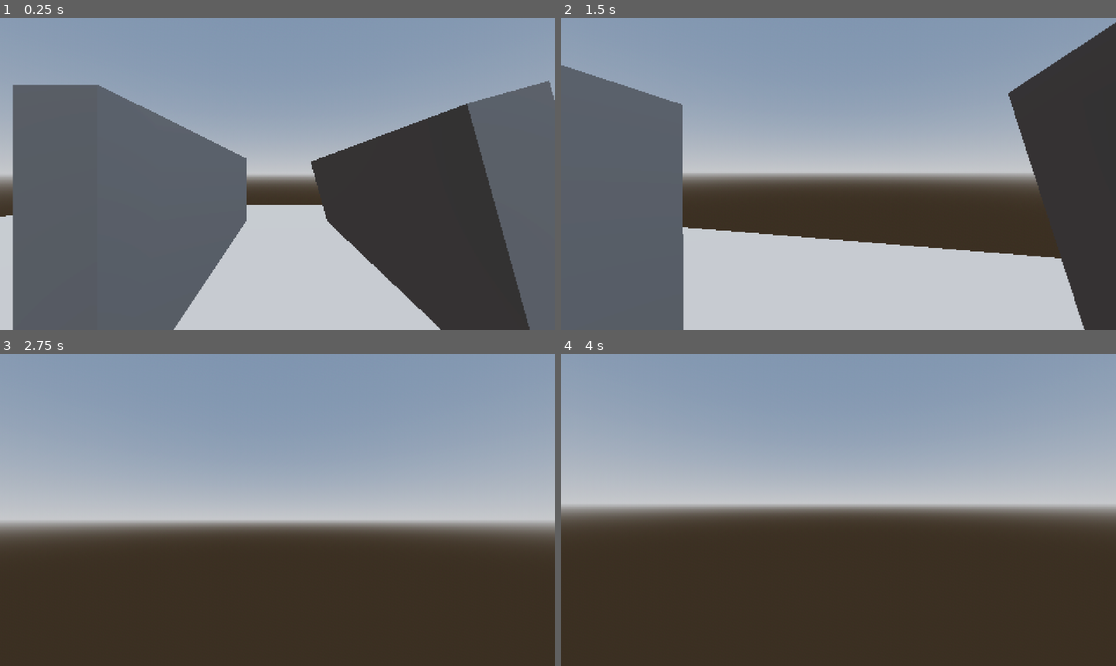
Above: before the commit, frames 1-4 (two rows, left to right).
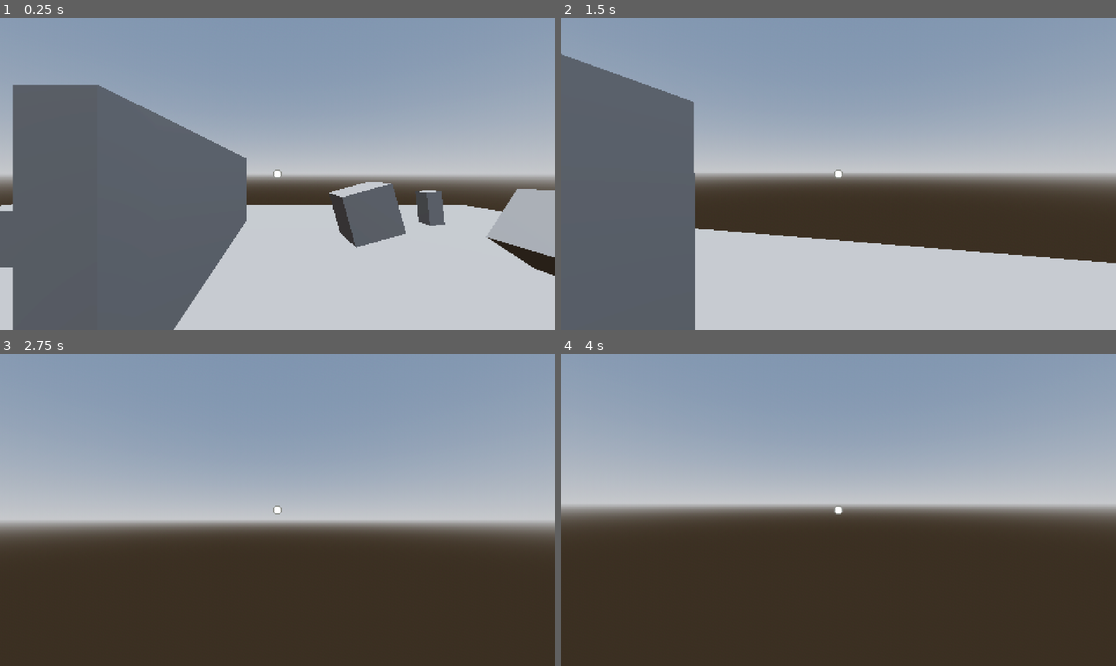
Above: after the commit, the same moments.

Repository: UnknownGamer925/Brackeys-2025-1
Game: Godot game, scene res://Scenes/ConvenienceStore/convenience_store.tscn
Two runs of this game, one before a commit and one after it. Both use one fixed random seed, a clock stepped at 60 frames per second and the inputs below.
Inputs (mouse positions are in pixels of both pictures, inside the frame that each line leads up to):
- Up to frame 1 (0.25 s): no input
- Up to frame 2 (1.5 s): tap Enter at 0.5 s; move the mouse to (866, 174) at 0.52 s; hold W (c_up) from 0.53 s (still down); click (866, 174) at 0.6 s; move the mouse to (810, 174) at 1.27 s; click (810, 174) at 1.35 s
- Up to frame 3 (2.75 s): keep holding W (c_up); move the mouse to (288, 503) at 2.02 s; click (288, 503) at 2.1 s
- Up to frame 4 (4 s): keep holding W (c_up); tap Space at 2.75 s; move the mouse to (832, 516) at 2.77 s; click (832, 516) at 2.85 s; tap Enter at 3.5 s; move the mouse to (877, 513) at 3.52 s; click (877, 513) at 3.6 s

The runs differ from the first frame. In frame 1, 24% of the frame differs, in the area x 0-100%, y 20-100%; in frame 2, 12%; in frame 3, less than 0.1%; in frame 4, less than 0.1%.

Commit message:
Basic interaction system
- Added custom cursor
- Cursor changes state to indicate when interaction is possible
- Added simple script call for interactions - each object currently needs a script with a function called "interaction" within it. A different script is needed for different actions, however, modularity can be applied to variation of the same kind (i.e. changing scene).

Diff:
--- a/Prefabs/Player/PlayerCharacter.tscn
+++ b/Prefabs/Player/PlayerCharacter.tscn
@@ -1,8 +1,11 @@
-[gd_scene load_steps=9 format=3 uid="uid://cdhbe21kmh2w6"]
+[gd_scene load_steps=13 format=3 uid="uid://cdhbe21kmh2w6"]
 
 [ext_resource type="Script" path="res://Prefabs/Player/Scripts/movement_script.gd" id="1_thbuj"]
 [ext_resource type="Script" path="res://Prefabs/Player/Scripts/camera_script.gd" id="2_ei3r6"]
 [ext_resource type="Shader" path="res://Scenes/ConvenienceStore/Scripts/pixel_filter.gdshader" id="3_o6vmr"]
+[ext_resource type="Script" path="res://Prefabs/Player/Scripts/interaction.gd" id="4_g41nh"]
+[ext_resource type="Texture2D" uid="uid://2tmlg1wsw3r" path="res://Prefabs/Player/Assets/cursor_idle.png" id="5_q7rji"]
+[ext_resource type="Script" path="res://Prefabs/Player/Scripts/cursor.gd" id="6_mb7uu"]
 
 [sub_resource type="CapsuleShape3D" id="CapsuleShape3D_yimsp"]
 
@@ -26,6 +29,10 @@
 flip_faces = true
 size = Vector2(2, 2)
 
+[sub_resource type="CylinderShape3D" id="CylinderShape3D_au0s6"]
+height = 2.50092
+radius = 0.106698
+
 [node name="CharacterBody3D" type="CharacterBody3D"]
 script = ExtResource("1_thbuj")
 
@@ -47,3 +54,20 @@
 extra_cull_margin = 16384.0
 mesh = SubResource("QuadMesh_5ihpt")
 skeleton = NodePath("../..")
+
+[node name="Area3D" type="Area3D" parent="Pivot/Camera3D"]
+transform = Transform3D(-1, 8.74228e-08, -3.82137e-15, 0, -4.37114e-08, -1, -8.74228e-08, -1, 4.37114e-08, 1.03542e-07, -0.127786, -1.18438)
+script = ExtResource("4_g41nh")
+
+[node name="CollisionShape3D" type="CollisionShape3D" parent="Pivot/Camera3D/Area3D"]
+shape = SubResource("CylinderShape3D_au0s6")
+
+[node name="Cursor" type="Sprite2D" parent="."]
+position = Vector2(4.76837e-07, 4.76837e-07)
+scale = Vector2(0.2, 0.2)
+texture = ExtResource("5_q7rji")
+script = ExtResource("6_mb7uu")
+
+[connection signal="body_entered" from="Pivot/Camera3D/Area3D" to="Pivot/Camera3D/Area3D" method="_on_body_entered"]
+[connection signal="body_exited" from="Pivot/Camera3D/Area3D" to="Pivot/Camera3D/Area3D" method="_on_body_exited"]
+[connection signal="item_highlight" from="Pivot/Camera3D/Area3D" to="Cursor" method="_on_item_highlight"]
--- /dev/null
+++ b/Prefabs/Player/Scripts/cursor.gd
@@ -0,0 +1,24 @@
+extends Sprite2D
+
+var idle_texture : Texture2D
+var highlight_texture : Texture2D
+
+# Called when the node enters the scene tree for the first time.
+func _ready() -> void:
+	position = get_viewport_rect().size /2
+
+	idle_texture = load("res://Prefabs/Player/Assets/cursor_idle.png")
+	highlight_texture = load("res://Prefabs/Player/Assets/cursor_highlight.png")
+
+
+
+# Called every frame. 'delta' is the elapsed time since the previous frame.
+func _process(delta: float) -> void:
+	pass
+
+
+func _on_item_highlight(toggle: bool) -> void:
+	if (toggle):
+		texture = highlight_texture
+	elif (!toggle):
+		texture = idle_texture
--- /dev/null
+++ b/Prefabs/Player/Scripts/interaction.gd
@@ -0,0 +1,36 @@
+extends Area3D
+
+signal item_highlight(toggle:bool)
+
+var in_view : Node3D
+var held : Node3D
+
+
+# Called when the node enters the scene tree for the first time.
+func _ready() -> void:
+	pass
+
+
+# Called every frame. 'delta' is the elapsed time since the previous frame.
+func _process(delta: float) -> void:
+
+
+	if Input.is_action_just_pressed("left_click"):
+		if in_view != null:
+			if in_view.is_in_group("item"):
+				held = in_view
+				in_view.interaction()
+			elif in_view.is_in_group("event") and held != null:
+				in_view.place_item(held)
+
+
+func _on_body_entered(body: Node3D) -> void:
+	if body.is_in_group("item") or body.is_in_group("event"):
+		in_view = body
+		item_highlight.emit(true)
+
+
+func _on_body_exited(body: Node3D) -> void:
+	if body.is_in_group("item")or body.is_in_group("event"):
+		in_view = null
+		item_highlight.emit(false)
--- /dev/null
+++ b/Scenes/ConvenienceStore/Scripts/scene_change.gd
@@ -0,0 +1,5 @@
+extends StaticBody3D
+
+
+func interaction():
+	get_tree().change_scene_to_file("res://Scenes/MainMenu/MainMenu.tscn")
--- /dev/null
+++ b/Scenes/ConvenienceStore/Scripts/shelf_script.gd
@@ -0,0 +1,15 @@
+extends StaticBody3D
+
+class_name Shelf_Class
+
+# Called when the node enters the scene tree for the first time.
+func _ready() -> void:
+	pass # Replace with function body.
+
+
+# Called every frame. 'delta' is the elapsed time since the previous frame.
+func _process(delta: float) -> void:
+	pass
+
+func place_item(item: Node3D):
+	item.position = position
--- a/Scenes/ConvenienceStore/convenience_store.tscn
+++ b/Scenes/ConvenienceStore/convenience_store.tscn
@@ -1,6 +1,9 @@
-[gd_scene load_steps=7 format=3 uid="uid://d0ej1raa0eym3"]
+[gd_scene load_steps=11 format=3 uid="uid://d0ej1raa0eym3"]
 
 [ext_resource type="PackedScene" uid="uid://cdhbe21kmh2w6" path="res://Prefabs/Player/PlayerCharacter.tscn" id="1_3l8qs"]
+[ext_resource type="Script" path="res://Scenes/ConvenienceStore/Scripts/scene_change.gd" id="1_dnnad"]
+[ext_resource type="Script" path="res://Scenes/ConvenienceStore/item_script.gd" id="1_xbu3b"]
+[ext_resource type="Script" path="res://Scenes/ConvenienceStore/Scripts/shelf_script.gd" id="2_73w11"]
 
 [sub_resource type="ProceduralSkyMaterial" id="ProceduralSkyMaterial_hhdhu"]
 sky_horizon_color = Color(0.64625, 0.65575, 0.67075, 1)
@@ -19,6 +22,8 @@
 
 [sub_resource type="BoxShape3D" id="BoxShape3D_e2rpp"]
 
+[sub_resource type="BoxShape3D" id="BoxShape3D_al7e0"]
+
 [node name="ConvenienceStore" type="Node3D"]
 
 [node name="WorldEnvironment" type="WorldEnvironment" parent="."]
@@ -36,41 +41,85 @@
 
 [node name="SubViewport" type="SubViewport" parent="SubViewportContainer"]
 handle_input_locally = false
-size = Vector2i(288, 162)
+size = Vector2i(480, 270)
 render_target_update_mode = 4
 
-[node name="MeshInstance3D" type="MeshInstance3D" parent="SubViewportContainer/SubViewport"]
+[node name="Temp_floor" type="MeshInstance3D" parent="SubViewportContainer/SubViewport"]
 transform = Transform3D(21.6048, 0, 0, 0, 0.327609, 0, 0, 0, 15.1648, 0, 0, 0)
 mesh = SubResource("BoxMesh_c6gp2")
 skeleton = NodePath("../../..")
 
-[node name="StaticBody3D" type="StaticBody3D" parent="SubViewportContainer/SubViewport/MeshInstance3D"]
+[node name="StaticBody3D" type="StaticBody3D" parent="SubViewportContainer/SubViewport/Temp_floor"]
 
-[node name="CollisionShape3D" type="CollisionShape3D" parent="SubViewportContainer/SubViewport/MeshInstance3D/StaticBody3D"]
+[node name="CollisionShape3D" type="CollisionShape3D" parent="SubViewportContainer/SubViewport/Temp_floor/StaticBody3D"]
 shape = SubResource("BoxShape3D_e2rpp")
 
-[node name="MeshInstance3D2" type="MeshInstance3D" parent="SubViewportContainer/SubViewport"]
+[node name="Wall" type="MeshInstance3D" parent="SubViewportContainer/SubViewport"]
 transform = Transform3D(0.549894, 0, 0, 0, 2.75277, 0, 0, 0, 6.18551, 1.03628, 1.10922, 0.822025)
 mesh = SubResource("BoxMesh_c6gp2")
 skeleton = NodePath("../../..")
 
-[node name="StaticBody3D" type="StaticBody3D" parent="SubViewportContainer/SubViewport/MeshInstance3D2"]
+[node name="StaticBody3D" type="StaticBody3D" parent="SubViewportContainer/SubViewport/Wall"]
 
-[node name="CollisionShape3D" type="CollisionShape3D" parent="SubViewportContainer/SubViewport/MeshInstance3D2/StaticBody3D"]
+[node name="CollisionShape3D" type="CollisionShape3D" parent="SubViewportContainer/SubViewport/Wall/StaticBody3D"]
 shape = SubResource("BoxShape3D_e2rpp")
 
-[node name="MeshInstance3D3" type="MeshInstance3D" parent="SubViewportContainer/SubViewport"]
-transform = Transform3D(0.529882, 0.735877, 0, -0.146999, 2.65259, 0, 0, 0, 6.18551, -2.25612, 1.10922, 0.822025)
+[node name="Wall2" type="MeshInstance3D" parent="SubViewportContainer/SubViewport"]
+transform = Transform3D(1.20528, 0, 0, 0, 1.68897, 0, 0, 0, 1.22349, 5.06471, 0.364988, 0.822025)
 mesh = SubResource("BoxMesh_c6gp2")
 skeleton = NodePath("../../..")
 
-[node name="StaticBody3D" type="StaticBody3D" parent="SubViewportContainer/SubViewport/MeshInstance3D3"]
+[node name="StaticBody3D" type="StaticBody3D" parent="SubViewportContainer/SubViewport/Wall2"]
 
-[node name="CollisionShape3D" type="CollisionShape3D" parent="SubViewportContainer/SubViewport/MeshInstance3D3/StaticBody3D"]
+[node name="CollisionShape3D" type="CollisionShape3D" parent="SubViewportContainer/SubViewport/Wall2/StaticBody3D"]
 shape = SubResource("BoxShape3D_e2rpp")
+
+[node name="Object1" type="StaticBody3D" parent="SubViewportContainer/SubViewport" groups=["item"]]
+transform = Transform3D(0.963607, 0.267322, 0, -0.267322, 0.963607, 0, 0, 0, 1, -2.25612, 1.10922, 0.822025)
+script = ExtResource("1_xbu3b")
+
+[node name="CollisionShape3D" type="CollisionShape3D" parent="SubViewportContainer/SubViewport/Object1"]
+shape = SubResource("BoxShape3D_e2rpp")
+
+[node name="MeshInstance3D3" type="MeshInstance3D" parent="SubViewportContainer/SubViewport/Object1" groups=["event"]]
+transform = Transform3D(1, 0, 0, -3.72529e-09, 1, 0, 0, 0, 1, 0, 0, 0)
+mesh = SubResource("BoxMesh_c6gp2")
+skeleton = NodePath("../../../..")
+
+[node name="Object2" type="StaticBody3D" parent="SubViewportContainer/SubViewport" groups=["item"]]
+transform = Transform3D(0.83849, -0.544917, 0, 0.544917, 0.83849, 0, 0, 0, 1, -4.69538, 0.965872, -0.569536)
+script = ExtResource("1_dnnad")
+
+[node name="CollisionShape3D" type="CollisionShape3D" parent="SubViewportContainer/SubViewport/Object2"]
+shape = SubResource("BoxShape3D_e2rpp")
+
+[node name="MeshInstance3D3" type="MeshInstance3D" parent="SubViewportContainer/SubViewport/Object2" groups=["event"]]
+transform = Transform3D(1, 0, 0, -3.72529e-09, 1, 0, 0, 0, 1, 0, 0, 0)
+mesh = SubResource("BoxMesh_c6gp2")
+skeleton = NodePath("../../../..")
+
+[node name="Object3" type="StaticBody3D" parent="SubViewportContainer/SubViewport" groups=["item"]]
+transform = Transform3D(0.401688, 0.0916146, 0, -0.0409152, 0.899432, 0, 0, 0, 0.450017, -4.69538, 0.965872, 2.16347)
+script = ExtResource("1_xbu3b")
+
+[node name="CollisionShape3D" type="CollisionShape3D" parent="SubViewportContainer/SubViewport/Object3"]
+shape = SubResource("BoxShape3D_e2rpp")
+
+[node name="MeshInstance3D3" type="MeshInstance3D" parent="SubViewportContainer/SubViewport/Object3" groups=["event"]]
+transform = Transform3D(1, 0, 0, -3.72529e-09, 1, 0, 0, 0, 1, 0, 0, 0)
+mesh = SubResource("BoxMesh_c6gp2")
+skeleton = NodePath("../../../..")
 
 [node name="PlayerCharacter" parent="SubViewportContainer/SubViewport" instance=ExtResource("1_3l8qs")]
 transform = Transform3D(1, 0, 0, 0, 1, 0, 0, 0, 1, -0.400133, 1.20444, -3.58363)
+visible = false
 
 [node name="DirectionalLight3D" type="DirectionalLight3D" parent="SubViewportContainer/SubViewport"]
 transform = Transform3D(1, 0, 0, 0, -0.0318643, 0.999492, 0, -0.999492, -0.0318643, 0, 8.88854, 0)
+
+[node name="StaticBody3D" type="StaticBody3D" parent="." groups=["event"]]
+transform = Transform3D(1, 0, 0, 0, 1, 0, 0, 0, 1, 5.07887, 1.67186, 0.824166)
+script = ExtResource("2_73w11")
+
+[node name="CollisionShape3D" type="CollisionShape3D" parent="StaticBody3D"]
+shape = SubResource("BoxShape3D_al7e0")
--- /dev/null
+++ b/Scenes/ConvenienceStore/item_script.gd
@@ -0,0 +1,5 @@
+extends StaticBody3D
+
+
+func interaction():
+	position = Vector3(-5,-5,-5)
--- a/project.godot
+++ b/project.godot
@@ -15,6 +15,9 @@
 config/features=PackedStringArray("4.3", "Forward Plus")
 config/icon="res://icon.svg"
 
+[autoload]
+
+AudioPlayer="*res://Prefabs/Audio_Player/Scripts/audio_player.gd"
 
 [display]
 
@@ -43,7 +46,13 @@
 "events": [Object(InputEventKey,"resource_local_to_scene":false,"resource_name":"","device":-1,"window_id":0,"alt_press …(192 unchanged characters)…
 ]
 }
-
-[autoload]
-
-AudioPlayer="*res://Prefabs/Audio_Player/Scripts/audio_player.gd"
+left_click={
+"deadzone": 0.5,
+"events": [Object(InputEventMouseButton,"resource_local_to_scene":false,"resource_name":"","device":-1,"window_id":0,"alt_pressed":false,"shift_pressed":false,"ctrl_pressed":false,"meta_pressed":false,"button_mask":0,"position":Vector2(0, 0),"global_position":Vector2(0, 0),"factor":1.0,"button_index":1,"canceled":false,"pressed":false,"double_click":false,"script":null)
+]
+}
+right_click={
+"deadzone": 0.5,
+"events": [Object(InputEventMouseButton,"resource_local_to_scene":false,"resource_name":"","device":-1,"window_id":0,"alt_pressed":false,"shift_pressed":false,"ctrl_pressed":false,"meta_pressed":false,"button_mask":2,"position":Vector2(115, 16),"global_position":Vector2(124, 62),"factor":1.0,"button_index":2,"canceled":false,"pressed":true,"double_click":false,"script":null)
+]
+}
Binary file added: Prefabs/Player/Assets/cursor_highlight.png
Not shown, added: Prefabs/Player/Assets/cursor_highlight.png.import
Binary file added: Prefabs/Player/Assets/cursor_idle.png
Not shown, added: Prefabs/Player/Assets/cursor_idle.png.import
Not shown, added: Scenes/ConvenienceStore/con468D.tmp
Not shown, added: Scenes/ConvenienceStore/con6AA3.tmp
